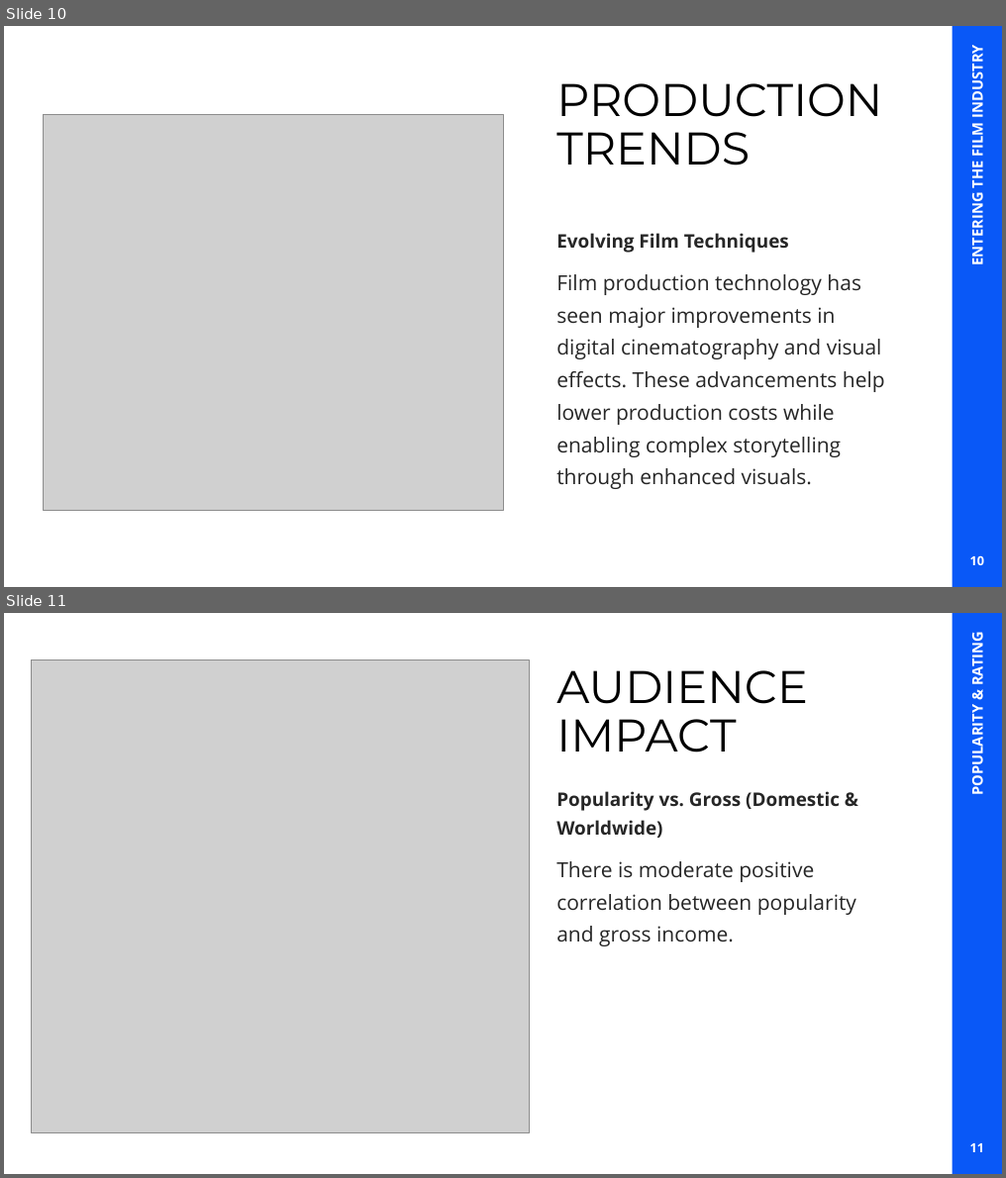
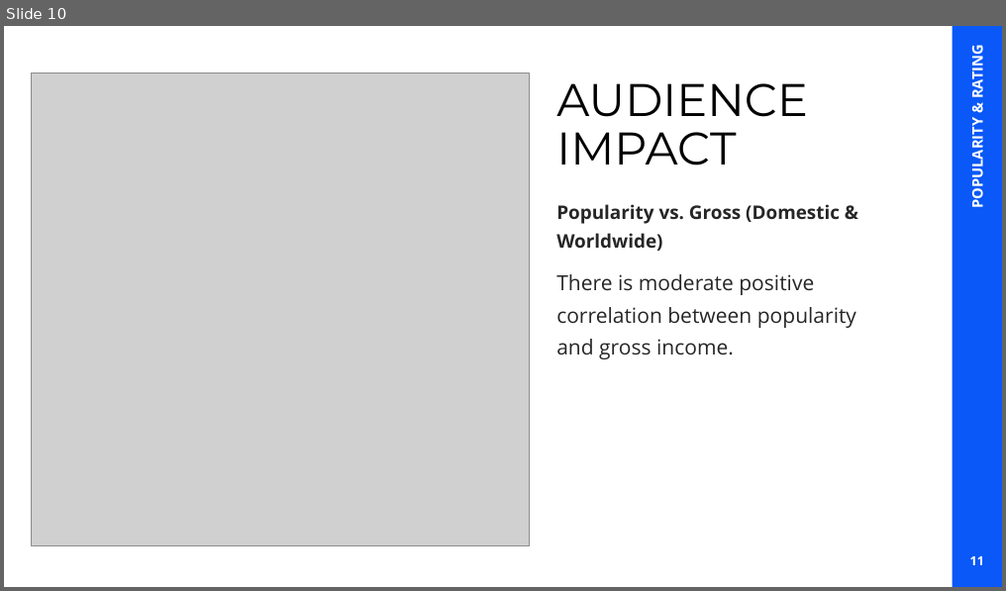
Before and after one commit to mikabenson/PHASE2_PROJECT-inferential-statistics-, a slide deck: Phase 2 Project_Group 5.pptx. Shown one above the other, each under a label of ours: slides 10 and 11 before the commit, slide 10 after it. The pictures are 1006x1178 and 1006x591 pixels, drawn with LibreOffice and Linux fonts; fonts in the diff are those of the drawing; grey boxes stand for pictures. Boxes give left, top, right and bottom in pixels: in the first picture for what was removed or moved away, otherwise in the second. Text is boxed around its words. In the diff, an @@ line names an element or a change of style, - is before the commit and + after.

```diff
--- a/Phase 2 Project_Group 5.pptx
+++ b/Phase 2 Project_Group 5.pptx
@@ slide 10 removed at [4,26,1002,587], background #FFFFFF; not listed: 1 template element that a slide beside it also shows @@
@@ text removed at [967,52,987,264] @@
-ENTERING THE FILM INDUSTRY
@@ title removed at [556,83,882,166] @@
-PRODUCTION TRENDS
@@ picture removed at [43,114,503,510] @@
@@ text removed at [556,233,789,253] @@
-Evolving Film Techniques
@@ text removed at [556,274,885,489] @@
-Film production technology has seen major improvements in digital cinematography and visual effects. These advancements help lower production costs while enabling complex storytelling through enhanced visuals.
@@ page number removed at [970,556,985,566] @@
-10
@@ what was slide 11 is now slide 10 @@
```
Also in this commit, not shown: 2 slides changed, 1 other slide removed, 9 other files.
